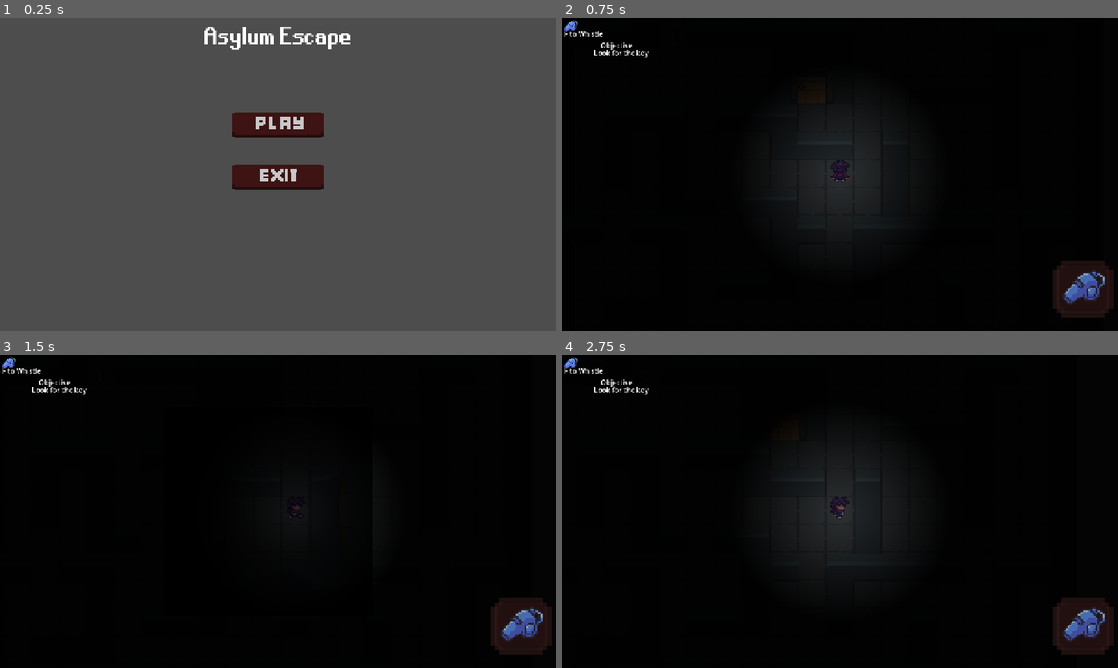
Above: before the commit, frames 1-4 (two rows, left to right).
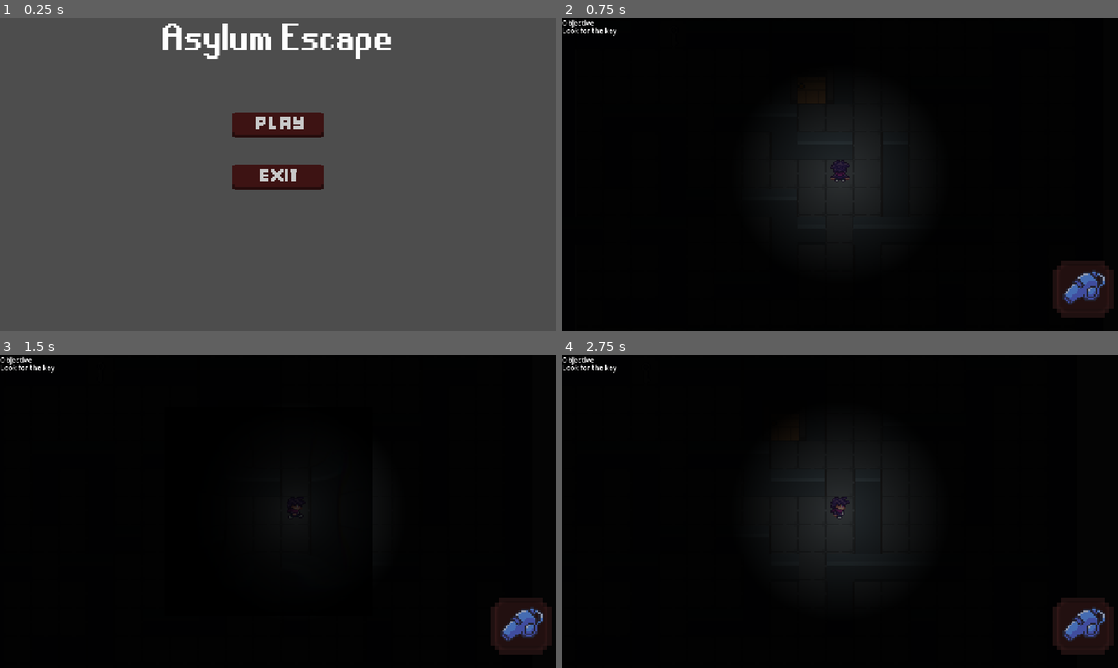
Above: after the commit, the same moments.

Repository: rstricke/Whistlefreeze52
Game: Godot game, scene res://scenes/main_menu.tscn
The game is run twice, just before and just after one commit, with the same random seed, the same clock (stepped at 60 frames per second) and the same inputs.
Inputs (mouse positions are in pixels of both pictures, inside the frame that each line leads up to):
- Up to frame 1 (0.25 s): no input
- Up to frame 2 (0.75 s): click (840, 121) at 0.5 s
- Up to frame 3 (1.5 s): tap F (whistle) at 1.25, 1.35 s; hold D (move_right) from 1.28 s (still down)
- Up to frame 4 (2.75 s): tap F (whistle) at 2, 2.1 s; release D (move_right) at 2.03 s; hold S (move_down) from 2.03 s (still down)

The runs differ from the first frame. In frame 1, 1.5% of the frame differs, in the area x 29-71%, y 1-14%; in frame 2, 0.4%; in frame 3, 0.4%; in frame 4, 0.4%.
Error in both runs: Invalid access to property or key 'max_hp' on a base object of type 'Nil'. (res://scripts/player.gd:34)

Commit message:
update on export again

Diff:
--- a/game/project.godot
+++ b/game/project.godot
@@ -16,7 +16,7 @@
 
 [autoload]
 
-GameManager="*uid://d0ug7lapakiks"
+GameManager="*uid://cvhlphvtplonc"
 
 [display]
 
--- a/game/scenes/main.tscn
+++ b/game/scenes/main.tscn
@@ -4,7 +4,6 @@
 [ext_resource type="PackedScene" uid="uid://bgh8preqcmx2h" path="res://scenes/player.tscn" id="1_o5qli"]
 [ext_resource type="Texture2D" uid="uid://by3fotnue6bic" path="res://assets/light_Ball_512.png" id="2_tefeu"]
 [ext_resource type="PackedScene" uid="uid://cpvow7sgxi65k" path="res://scenes/monster.tscn" id="3_sugp2"]
-[ext_resource type="Texture2D" uid="uid://cxe2r1en3e65j" path="res://assets/whistle.png" id="4_ya4ey"]
 [ext_resource type="Texture2D" uid="uid://cq48pk73qg74b" path="res://assets/16x16 house interior/MAIN_ATLAS.png" id="5_tefeu"]
 [ext_resource type="PackedScene" uid="uid://f4deo733uyuj" path="res://scenes/wall.tscn" id="6_eb6dy"]
 [ext_resource type="Texture2D" uid="uid://j6xma7mijoq5" path="res://assets/16x16 house interior/2_ebony.png" id="7_85g3d"]
@@ -11277,18 +11276,15 @@
 [node name="CanvasLayer" type="CanvasLayer" parent="Player" unique_id=958951663]
 
 [node name="ObjectiveLabel" type="Label" parent="Player/CanvasLayer" unique_id=1913452290]
-offset_left = 89.0
-offset_top = 52.0
-offset_right = 178.0
-offset_bottom = 75.0
+offset_right = 89.0
+offset_bottom = 23.0
 text = "Objective"
 
 [node name="ObjectiveValueLabel" type="Label" parent="Player/CanvasLayer" unique_id=621839519]
 unique_name_in_owner = true
-offset_left = 73.0
-offset_top = 69.0
-offset_right = 113.0
-offset_bottom = 92.0
+offset_top = 17.0
+offset_right = 126.0
+offset_bottom = 40.0
 text = "Look for the key"
 
 [node name="FadeRect" type="ColorRect" parent="Player/CanvasLayer" unique_id=2136023256]
@@ -11300,18 +11296,6 @@
 size_flags_horizontal = 3
 size_flags_vertical = 3
 color = Color(0, 0, 0, 0)
-
-[node name="WhistleIcon" type="TextureRect" parent="Player/CanvasLayer" unique_id=1609110684]
-offset_right = 40.0
-offset_bottom = 40.0
-texture = ExtResource("4_ya4ey")
-
-[node name="WhistleText" type="Label" parent="Player/CanvasLayer" unique_id=1871100125]
-offset_left = -42.0
-offset_top = 25.0
-offset_right = 95.0
-offset_bottom = 48.0
-text = "Press F to Whistle"
 
 [node name="PointLight2D" type="PointLight2D" parent="Player" unique_id=1811651063]
 position = Vector2(1, 0)
--- a/game/scenes/main_menu.tscn
+++ b/game/scenes/main_menu.tscn
@@ -59,7 +59,7 @@
 offset_bottom = 88.0
 grow_horizontal = 2
 theme_override_fonts/font = ExtResource("3_bqqt6")
-theme_override_font_sizes/font_size = 64
+theme_override_font_sizes/font_size = 100
 text = "Asylum Escape"
 horizontal_alignment = 1
 vertical_alignment = 1
Binary file changed: game/WebBuild/Index.icon.png
Not shown, changed: game/WebBuild/Index.html
Not shown, changed: game/WebBuild/Index.pck
Not shown, changed: game/WebBuild/index.zip
